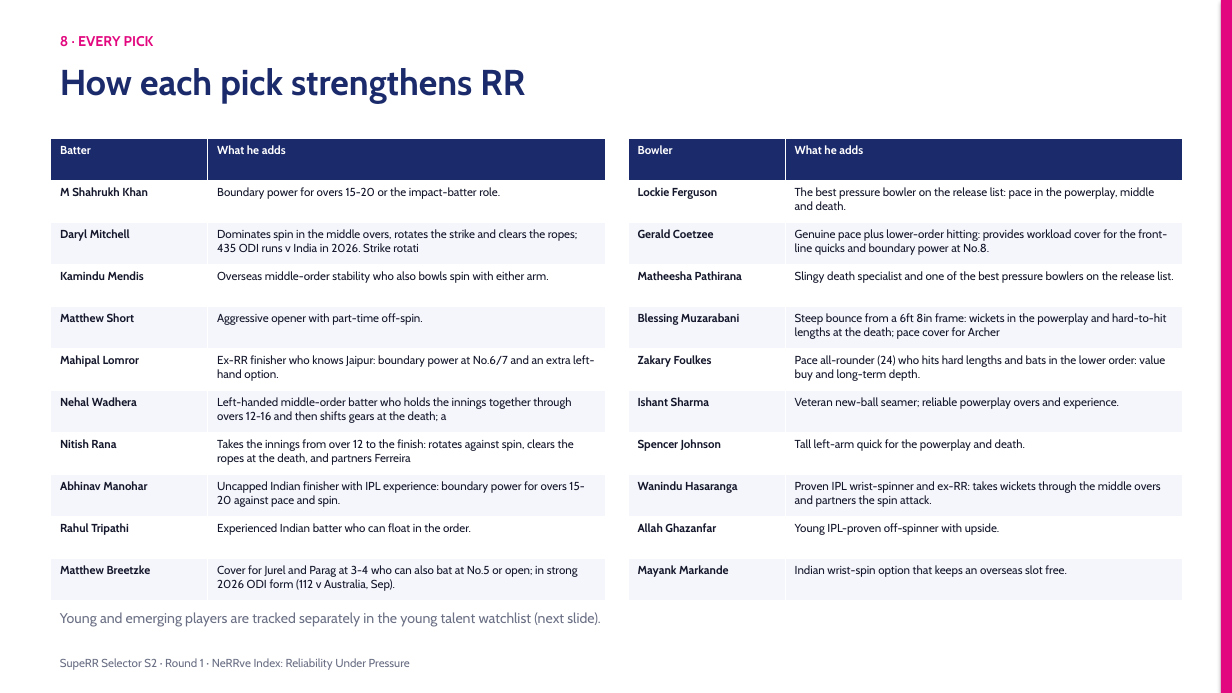
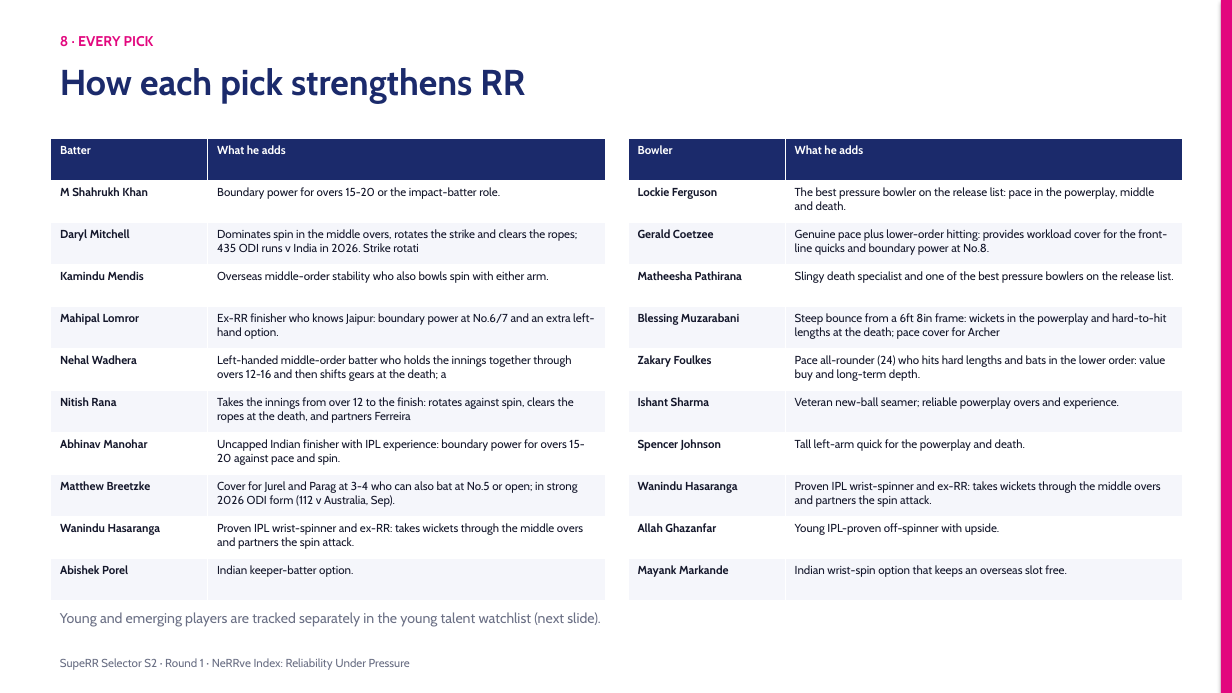
Before and after one commit to KoduruChandrasekhar/RRAuction-, a slide deck: slide 14 of submission/NeRRve_Deck.pptx. Drawn at 1232x693 pixels with LibreOffice and Linux fonts; fonts in the diff are those of the drawing. Boxes give left, top, right and bottom in pixels: in the first picture for what was removed or moved away, otherwise in the second. Text is boxed around its words. In the diff, an @@ line names an element or a change of style, - is before the commit and + after.

```diff
--- a/submission/NeRRve_Deck.pptx
+++ b/submission/NeRRve_Deck.pptx
@@ table at <box>51,139,605,601</box> @@
-row 5: Matthew Short | Aggressive opener with part-time off-spin.
-row 10: Rahul Tripathi | Experienced Indian batter who can float in the order.
+row 10: Wanindu Hasaranga | Proven IPL wrist-spinner and ex-RR: takes wickets through the middle overs and partners the spin attack.
+row 11: Abishek Porel | Indian keeper-batter option.
```
Also in this commit, not shown: 4 other slides changed, 5 other files.
